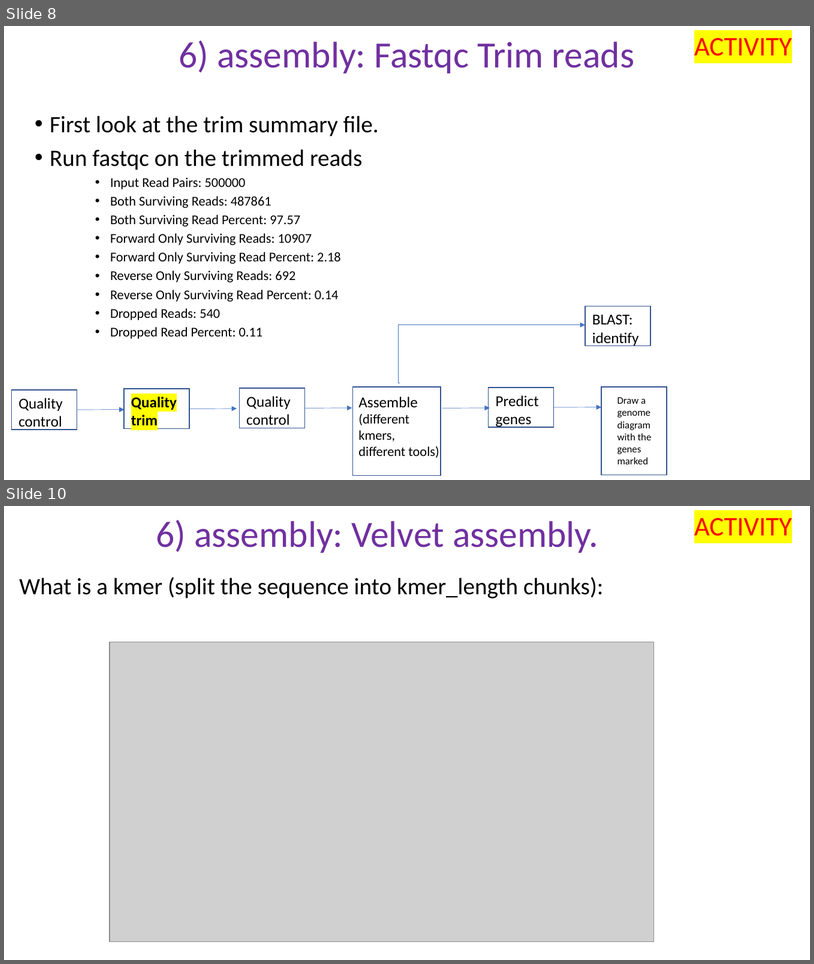
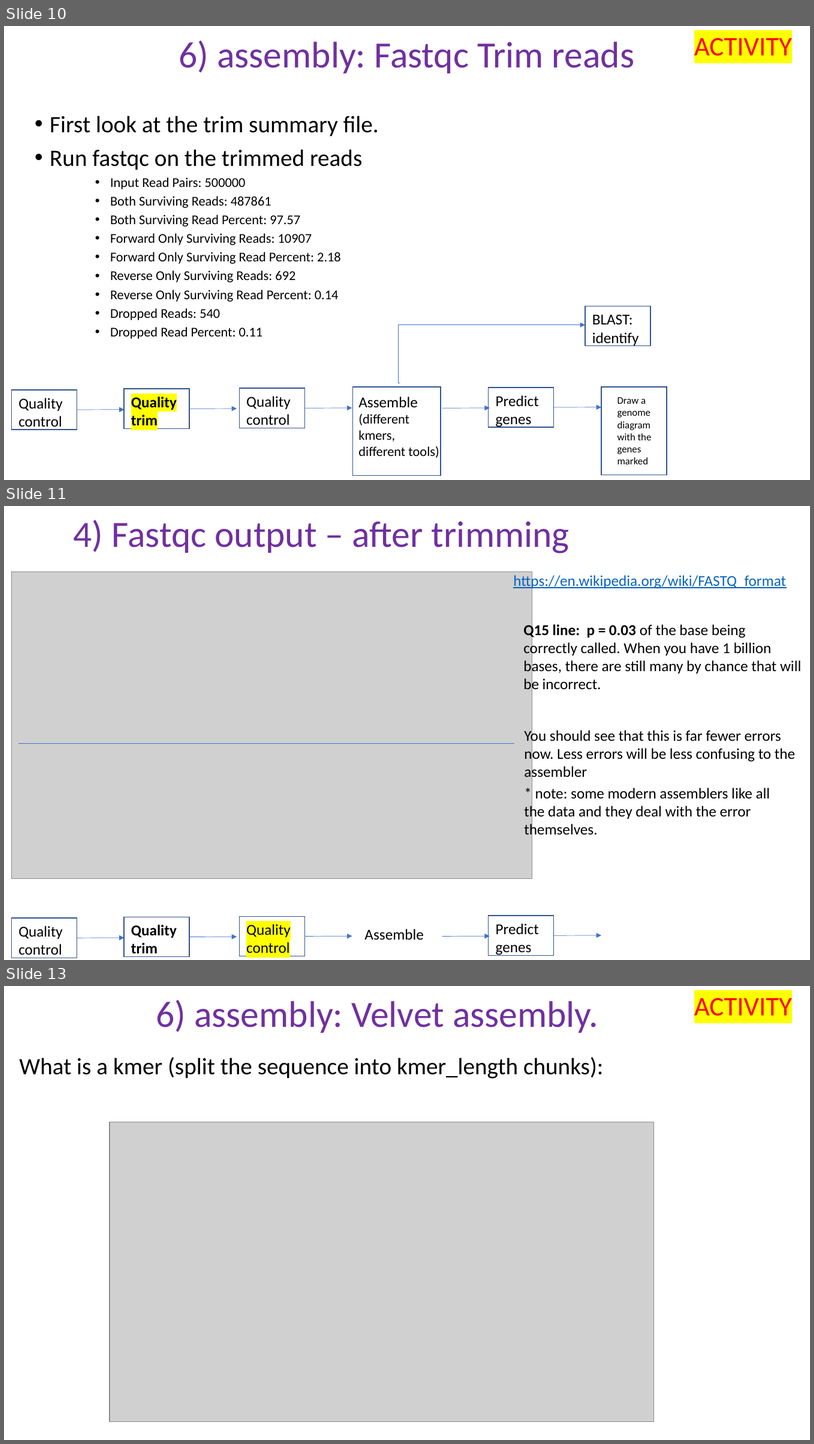
Before and after one commit to peterthorpe5/genome_assembly_workshop, a slide deck: powerpoint/6_assembly.pptx. Shown one above the other, each under a label of ours: slides 8 and 10 before the commit, slides 10, 11 and 13 after it; the slides between them are not shown. The pictures are 814x964 and 814x1444 pixels, drawn with LibreOffice and Linux fonts; fonts in the diff are those of the drawing; grey boxes stand for pictures. Boxes give left, top, right and bottom in pixels: in the first picture for what was removed or moved away, otherwise in the second. Text is boxed around its words. In the diff, an @@ line names an element or a change of style, - is before the commit and + after.

Commit message:
updates after feedback

```diff
--- a/powerpoint/6_assembly.pptx
+++ b/powerpoint/6_assembly.pptx
@@ slide 11 added at <box>4,506,810,960</box>, background #FFFFFF @@
@@ title added at <box>74,520,570,553</box>, 44 pt, text #7030A0 @@
+4) Fastqc output – after trimming
@@ picture added at <box>11,572,533,879</box> @@
@@ text added at <box>513,573,786,589</box>, 18 pt, text #0563C1, underline @@
+https://en.wikipedia.org/wiki/FASTQ_format
@@ text added at <box>524,622,801,693</box>, 18 pt, text #000000 @@
+Q15 line: p = 0.03 of the base being correctly called. When you have 1 billion bases, there are still many by chance that will be incorrect.
@@ text added at <box>524,728,795,781</box>, 18 pt, text #000000 @@
+You should see that this is far fewer errors now. Less errors will be less confusing to the assembler
@@ line added from (18, 743) to (515, 743), #4472C4 0.5 pt @@
@@ text added at <box>524,787,771,838</box>, 18 pt, text #000000 @@
+* note: some modern assemblers like all the data and they deal with the error themselves.
@@ rectangle added at <box>11,918,77,958</box>, outline #325491 1 pt @@
@@ rectangle added at <box>124,917,189,957</box>, outline #325491 1 pt @@
@@ rectangle added at <box>239,916,305,956</box>, outline #325491 1 pt @@
@@ rectangle added at <box>489,916,554,955</box>, outline #325491 1 pt @@
@@ text added at <box>18,925,63,958</box>, 18 pt, text #000000 @@
+Quality control
@@ arrow added from (77, 938) to (125, 937), #4472C4 0.5 pt @@
@@ text added at <box>131,924,177,957</box>, 18 pt, text #000000, bold @@
+Quality trim
@@ arrow added from (189, 937) to (237, 937), #4472C4 0.5 pt @@
@@ text added at <box>246,924,291,952</box>, 18 pt, text #000000 @@
+Quality control
@@ arrow added from (305, 936) to (353, 936), #4472C4 0.5 pt @@
@@ text added at <box>365,928,423,940</box>, 18 pt, text #000000 @@
+Assemble
@@ arrow added from (443, 936) to (490, 936), #4472C4 0.5 pt @@
@@ text added at <box>496,923,539,955</box>, 18 pt, text #000000 @@
+Predict genes
@@ arrow added from (555, 936) to (602, 935), #4472C4 0.5 pt @@
@@ what was slide 8 is now slide 10 @@
@@ what was slide 10 is now slide 13 @@
```
Also in this commit, not shown: 4 slides changed, 2 other slides added, 1 other file.
